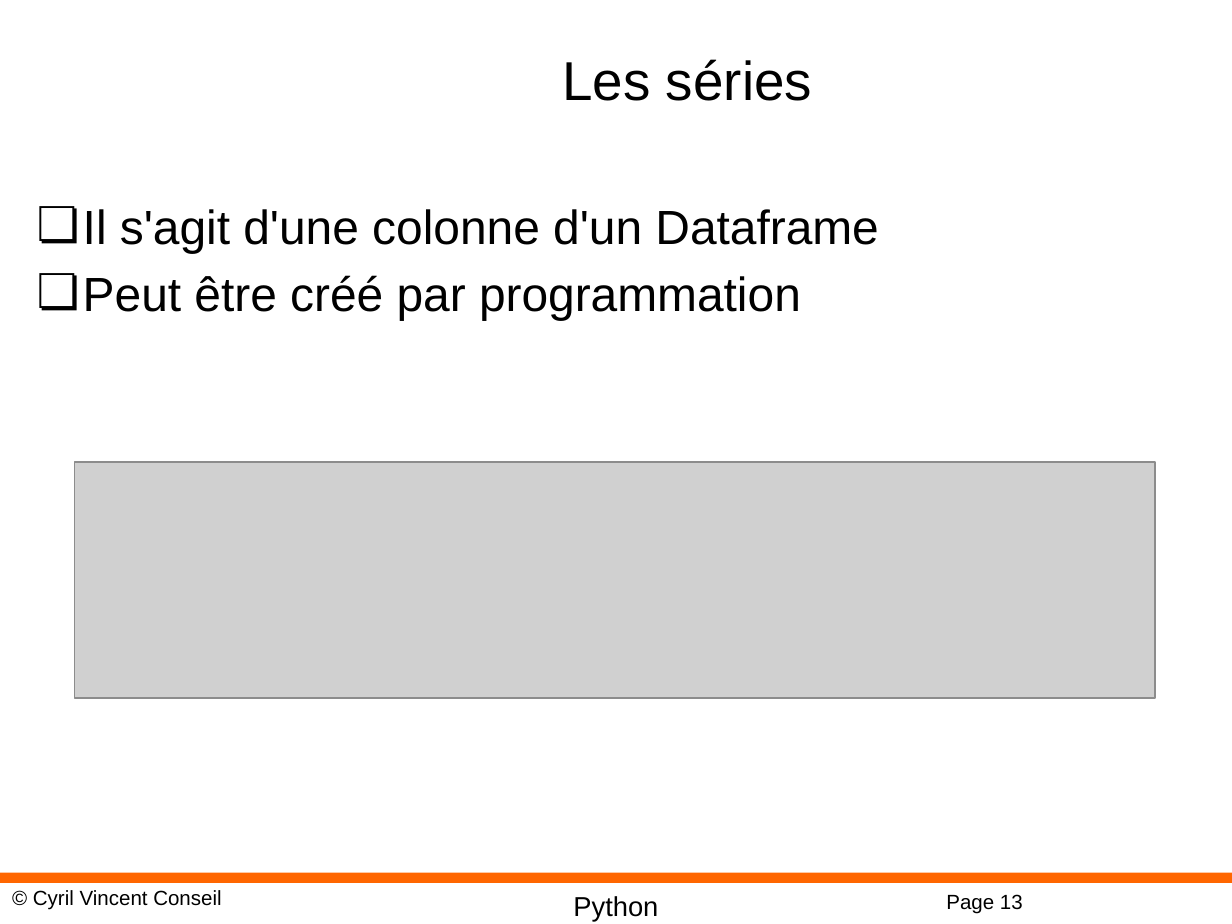
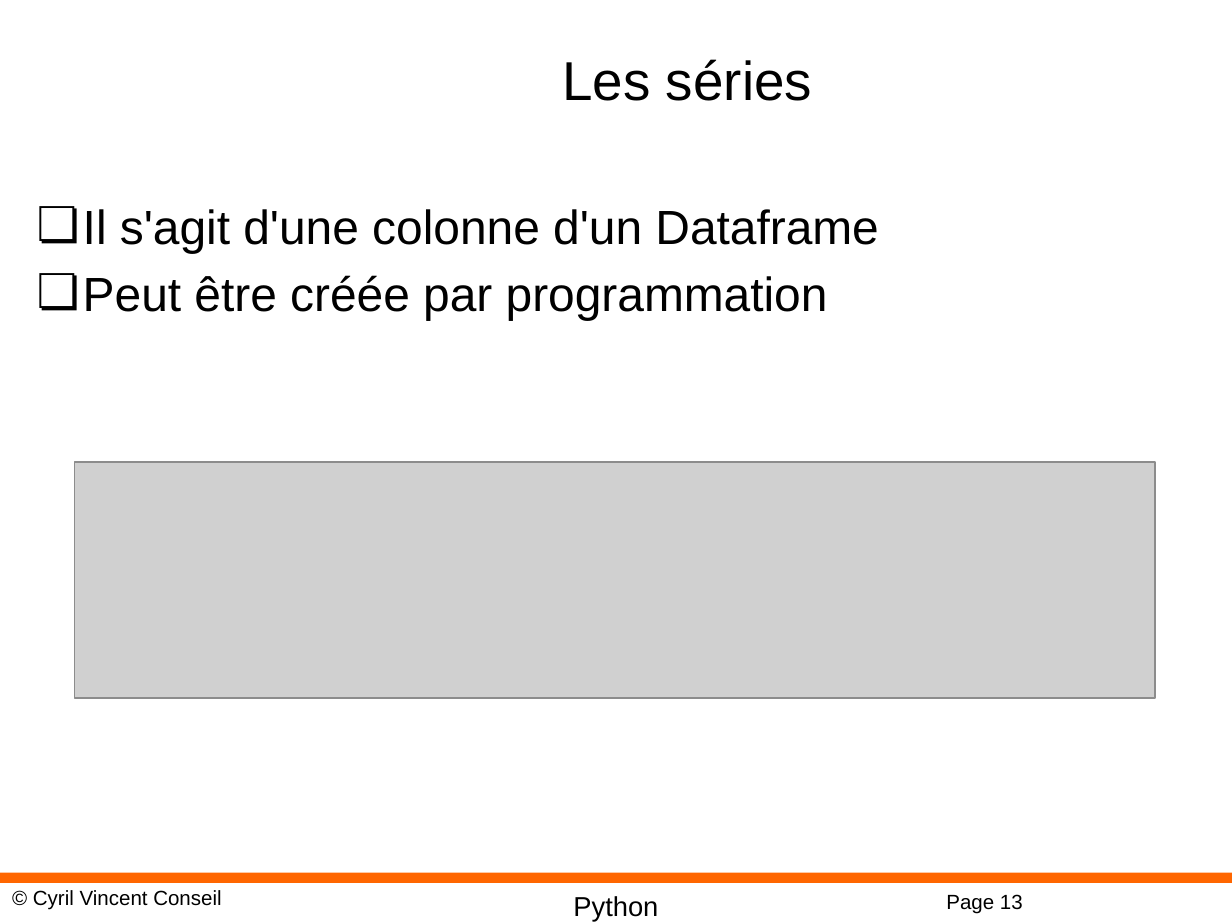
Before and after one commit to cyrilvincent/datascience, a slide deck: slide 13 of ppt/Datascience11-Pandas.pptx. Drawn at 1232x924 pixels with LibreOffice and Linux fonts; fonts in the diff are those of the drawing; grey boxes stand for pictures; background and template pictures are left out. Boxes give left, top, right and bottom in pixels: in the first picture for what was removed or moved away, otherwise in the second. Text is boxed around its words. In the diff, an @@ line names an element or a change of style, - is before the commit and + after.

```diff
--- a/ppt/Datascience11-Pandas.pptx
+++ b/ppt/Datascience11-Pandas.pptx
@@ text at [83,275,828,320]: text changed @@
-❏ Peut être créé par programmation
+❏ Peut être créée par programmation
```
Also in this commit, not shown: 4 other slides changed, 1 slide added.
